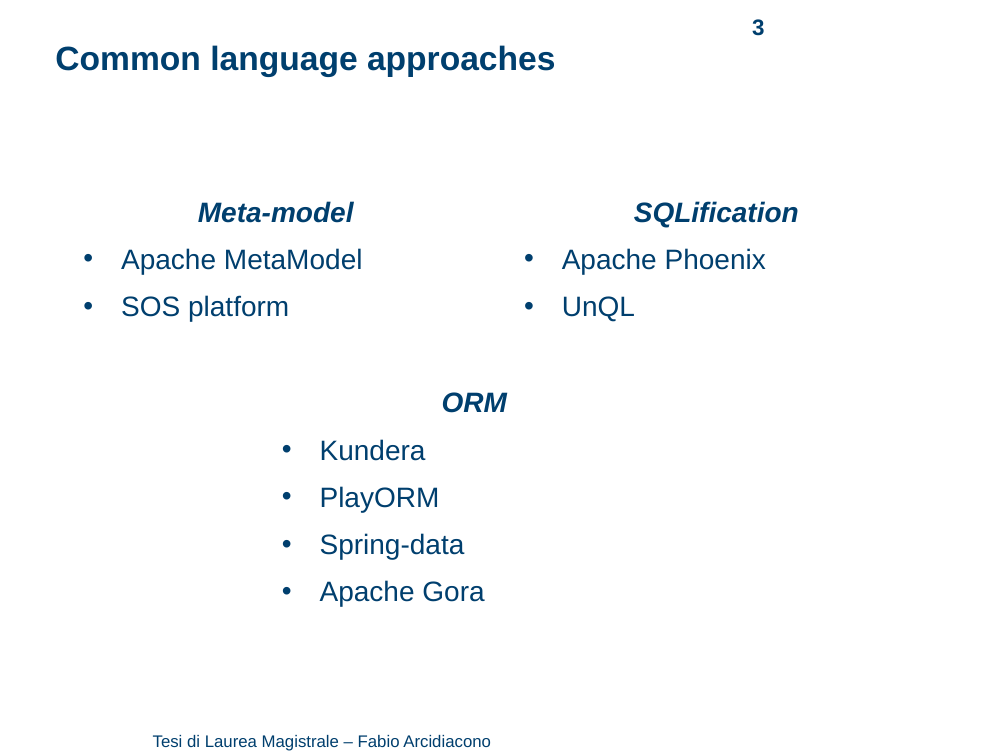
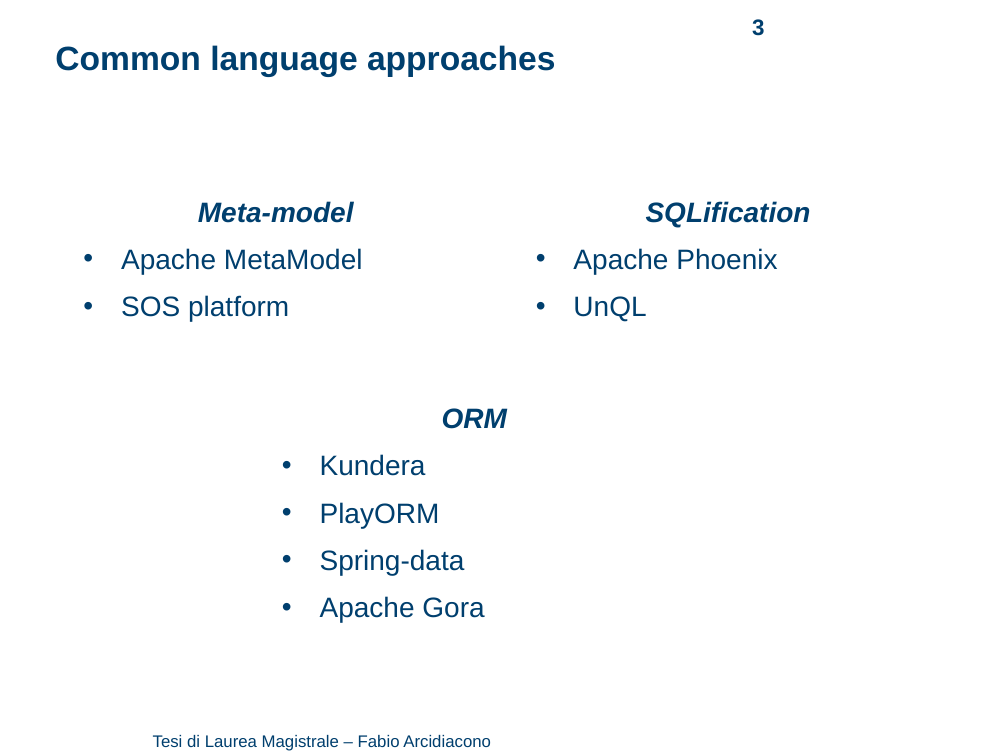
Before and after one commit to arci/thesis, a slide deck: slide 3 of presentation/ThesisPresentation.ppt. Drawn at 1008x756 pixels with LibreOffice and Linux fonts; fonts in the diff are those of the drawing; background and template pictures are left out. Boxes give left, top, right and bottom in pixels: in the first picture for what was removed or moved away, otherwise in the second. Text is boxed around its words. In the diff, an @@ line names an element or a change of style, - is before the commit and + after.

Commit message:
fixes + slide on kundera integration

```diff
--- a/presentation/ThesisPresentation.ppt
+++ b/presentation/ThesisPresentation.ppt
@@ text "SQLification": place and size @@
-text "SQLification" at (562, 201, 799, 321)
+text "SQLification" at (573, 201, 811, 321)
@@ text "ORM": place and size @@
-text "ORM" at (320, 392, 507, 607)
+text "ORM" at (320, 408, 507, 622)
```
Also in this commit, not shown: 6 other slides changed, 3 slides added, 2 other files.
